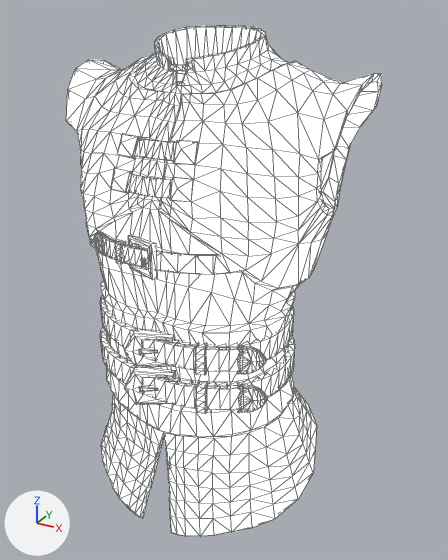
The glTF model public/models/characters/parts/Male_Ranger_Body.glb as it was, and as the next commit left it.
One viewpoint serves both versions: a camera (50 mm lens) standing at (0.429, -0.693, 1.622) and looking at (0.022, 0.046, 1.252). Lighting does not change. The marker at lower left points along +X, +Y and +Z. The older version comes first. Mesh edges are drawn as thin lines. Where no turn or scale is listed for an object, it has been applied to the vertices.

Names of what the first picture shows: 'Male_Ranger_Body', 'Male_Ranger_Body_Belt_1', 'Male_Ranger_Body_Belt_2'.
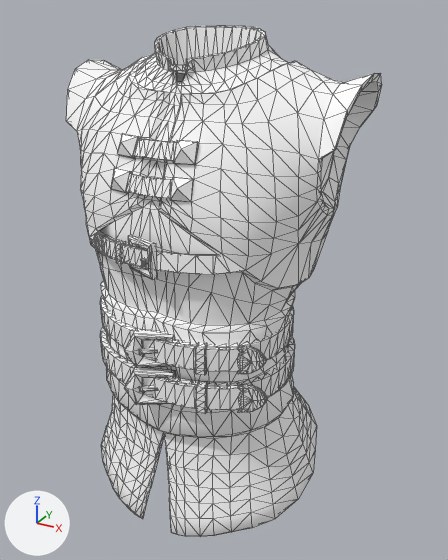
Edits to the scene script, one JSON object a line:
```json
{"op": "set", "path": "mat_mi_ranger.base_color", "old": "(0.00811, 0.604, 0.43)", "new": "(1.0, 1.0, 1.0)", "note": "cyan #16ccaf -> white #ffffff"}
{"op": "remove", "block": "mat_mi_ranger", "code": "mat_mi_ranger.emission_strength = 1.0"}
```

Boxes (x1, y1, x2, y2) around the edits, measured in the pictures (448 x 560 px):
```json
{"object": "Male_Ranger_Body", "change": "recoloured, surface changed", "before": [66, 26, 382, 537], "after": [66, 26, 382, 537], "on screen": "darker"}
{"object": "Male_Ranger_Body_Belt_2", "change": "recoloured, surface changed", "before": [101, 327, 295, 414], "after": [101, 327, 295, 414], "on screen": "darker"}
{"object": "Male_Ranger_Body_Belt_1", "change": "recoloured, surface changed", "before": [101, 296, 294, 375], "after": [101, 296, 294, 375], "on screen": "darker"}
```
